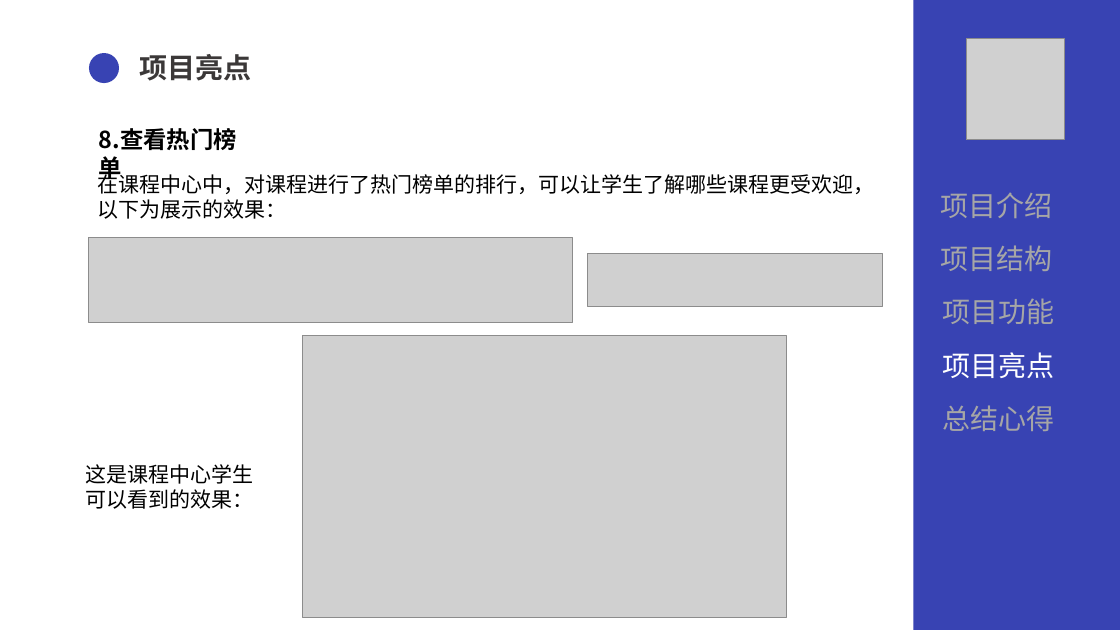
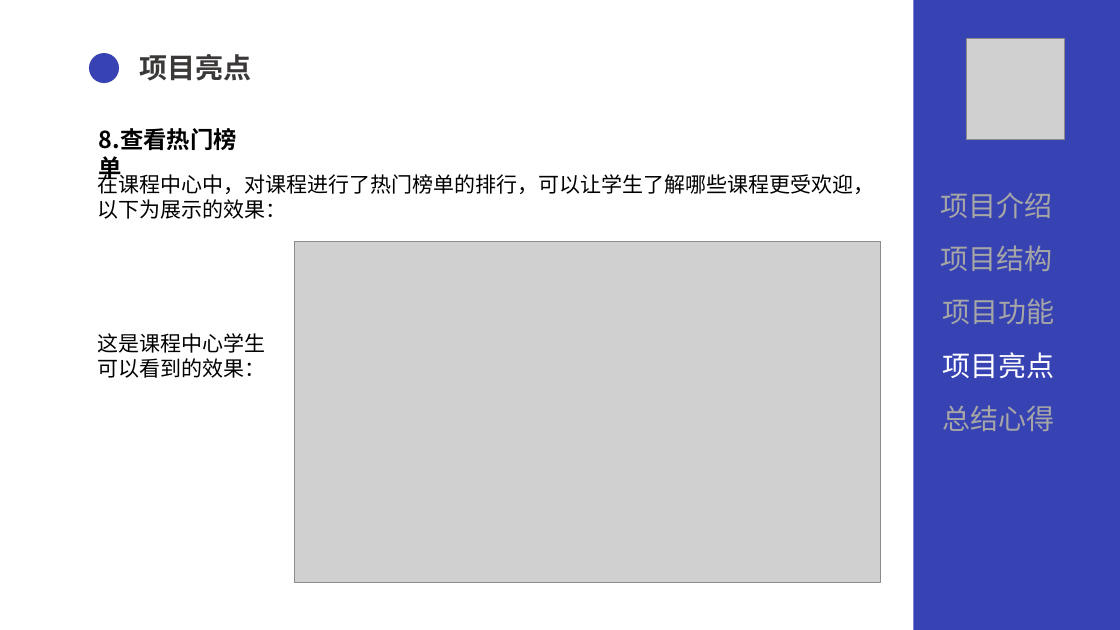
Before and after one commit to SUYYYUS/QGfinal, a slide deck: slide 21 of 文档/QG汇报陈术裕.pptx. Drawn at 1120x630 pixels with LibreOffice and Linux fonts; fonts in the diff are those of the drawing; grey boxes stand for pictures. Boxes give left, top, right and bottom in pixels: in the first picture for what was removed or moved away, otherwise in the second. Text is boxed around its words. In the diff, an @@ line names an element or a change of style, - is before the commit and + after.

```diff
--- a/文档/QG汇报陈术裕.pptx
+++ b/文档/QG汇报陈术裕.pptx
@@ picture removed at box(89, 237, 573, 322) @@
@@ picture: place and size @@
-picture at box(302, 335, 786, 617)
+picture at box(295, 241, 881, 582)
@@ picture removed at box(587, 254, 883, 306) @@
@@ text "这是课程中心学生": place and size @@
-text "这是课程中心学生" at box(86, 464, 254, 509)
+text "这是课程中心学生" at box(97, 333, 265, 378)
```
Also in this commit, not shown: 2 other slides changed.
